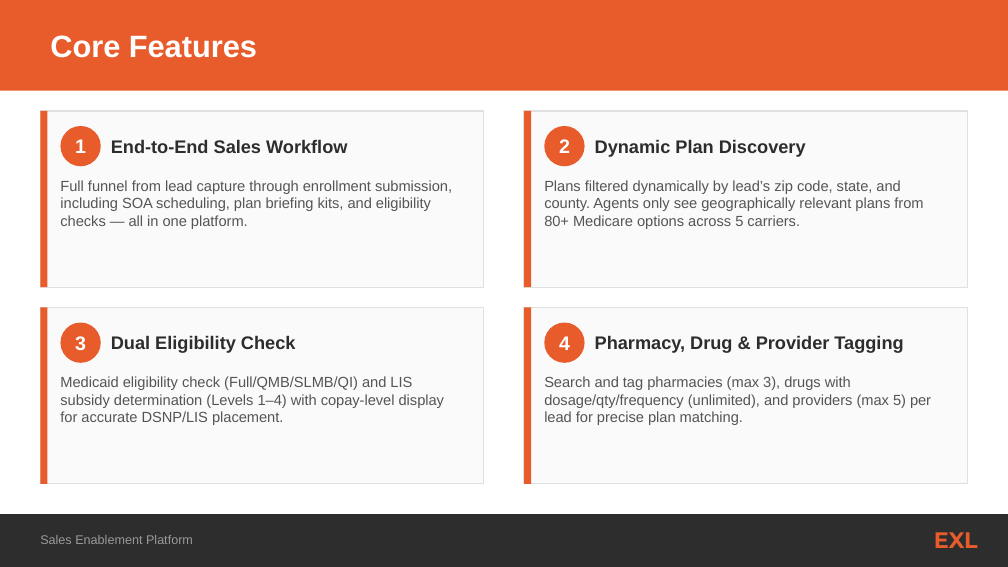
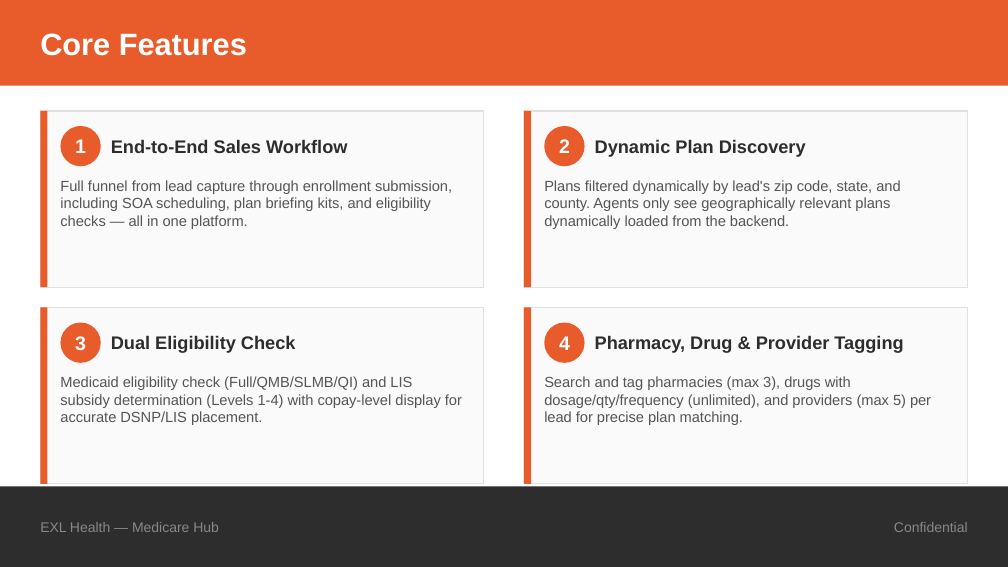
Before and after one commit to Rubaraj/TechSalesApp, a slide deck: slide 4 of Sales_Enablement_Platform.pptx. Drawn at 1008x567 pixels with LibreOffice and Linux fonts; fonts in the diff are those of the drawing. Boxes give left, top, right and bottom in pixels: in the first picture for what was removed or moved away, otherwise in the second. Text is boxed around its words. In the diff, an @@ line names an element or a change of style, - is before the commit and + after.

```diff
--- a/Sales_Enablement_Platform.pptx
+++ b/Sales_Enablement_Platform.pptx
@@ rectangle: place and size @@
-rectangle at [0, 0, 1008, 91]
+rectangle at [0, 0, 1008, 86]
@@ text "Core Features": place and size @@
-text "Core Features" at [50, 35, 257, 58]
+text "Core Features" at [40, 33, 247, 56]
@@ text at [544, 180, 900, 229]: text changed @@
-Plans filtered dynamically by lead’s zip code, state, and county. Agents only see geographically relevant plans from 80+ Medicare options across 5 carriers.
+Plans filtered dynamically by lead's zip code, state, and county. Agents only see geographically relevant plans dynamically loaded from the backend.
@@ text at [60, 376, 462, 425]: text changed @@
-Medicaid eligibility check (Full/QMB/SLMB/QI) and LIS subsidy determination (Levels 1–4) with copay-level display for accurate DSNP/LIS placement.
+Medicaid eligibility check (Full/QMB/SLMB/QI) and LIS subsidy determination (Levels 1-4) with copay-level display for accurate DSNP/LIS placement.
@@ rectangle: place and size @@
-rectangle at [0, 514, 1008, 567]
+rectangle at [0, 487, 1008, 567]
@@ text at [40, 522, 219, 532]: text changed; size 16 to 10 pt; font Montserrat to Arial; text colour #E85C2B to #888888; bold off @@
-EXL
+EXL Health — Medicare Hub
@@ text removed at [40, 535, 193, 544] @@
-Sales Enablement Platform
@@ text added at [894, 522, 968, 532], 10 pt, text #888888 @@
+Confidential
```
Also in this commit, not shown: 2 other slides changed, 6 slides added, 7 slides removed.
